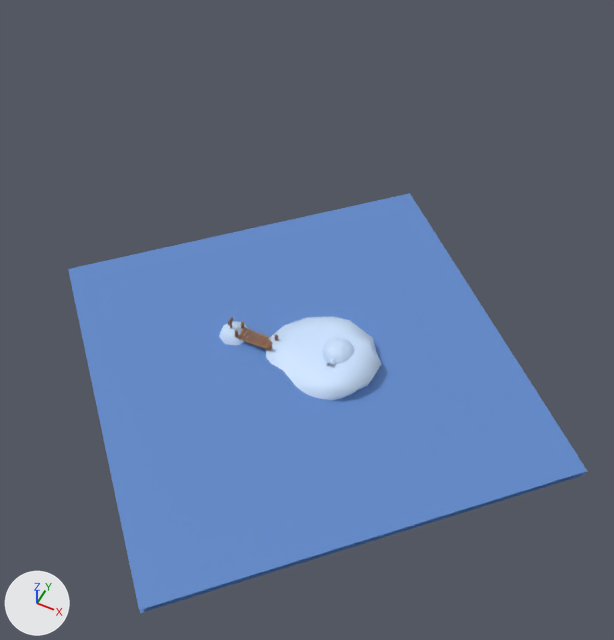
Before and after pictures for a commit that changed the Blender file assets/src/Map.blend.
Camera for both pictures: a camera (50 mm lens) standing at (60.0, -118.0, 162.0) and looking at (-11.0, 25.0, -16.0). The lights are fixed; the arrows at lower left show +X, +Y and +Z.

In view in the first picture: 'Entrance', 'IglooBottom', 'IglooMiddle', 'Mainland', 'Ocean', 'OceanFloor', 'PlankTypeI4', 'PlankTypeI5', 'PlankTypeJ', 'PlankTypeJ2', 'PlankTypeJ3'.
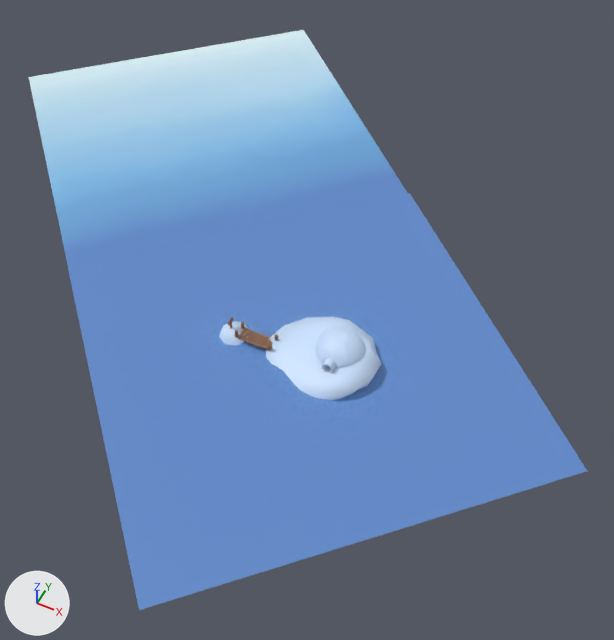
Where the newer file only moved an object's origin or applied its transform, the numbers keep the older frame.

Changed parts and their boxes (x1, y1, x2, y2) in the pictures (614 x 640 px):
'Ocean', moved
    both: (68, 193, 587, 610)
'OceanFloor', recoloured, moved, surface changed
    before: (140, 472, 586, 613)
    after: (29, 30, 408, 269)
'IglooMiddle', mesh rescaled, moved (50% wider, 52% taller)
    before: (324, 338, 353, 360)
    after: (318, 327, 362, 361)
'IglooBottom', mesh rescaled, moved (48% wider, 59% taller)
    before: (322, 338, 354, 364)
    after: (316, 327, 364, 369)
'Entrance', mesh rescaled
    before: (326, 358, 335, 368)
    after: (322, 358, 335, 372)
'PlankTypeI4', moved
    both: (245, 331, 256, 343)
'PlankTypeI5', moved
    both: (237, 327, 248, 339)
'PlankTypeJ2', moved
    both: (249, 333, 260, 345)
'PlankTypeJ3', moved
    both: (241, 329, 252, 341)
'PlankTypeJ', moved
    both: (261, 337, 269, 348)
'RopeNB', moved
    both: (242, 327, 273, 339)
'RopeSB', moved
    both: (240, 337, 270, 351)

Patch to the scene script:
```diff
--- a/assets/src/Map.blend.py
+++ b/assets/src/Map.blend.py
@@ me_circle_001 @@
 me_circle_001.from_pydata(...)  # 72 vertices, 32 faces; spans x -3.96..3.96, y -3.96..3.96, z 0.0..1.5
+# me_circle_001 part 3: the whole mesh is scaled about the mesh origin by 1.5
 me_circle_001.materials.append(mat_snow)
@@ me_circle_004 @@
 me_circle_004.from_pydata(...)  # 72 vertices, 32 faces; spans x -3.56..3.56, y -3.56..3.56, z 1.5..2.55
+# me_circle_004 part 1: the whole mesh is scaled about the mesh origin by 1.5
 me_circle_004.materials.append(mat_snow)
@@ me_cube_001 @@
 me_cube_001.from_pydata(...)  # 64 vertices, 38 faces; spans x -0.9..0.9, y -0.5..0.5, z -0.25..1.36
 # used by ob_entrance; location = (8.0, -0.1, 1.9); scale = (1.0, 1.5, 1.0)
+# me_cube_001 part 2: the whole mesh is scaled about its middle by 1.5, then moved by (0.0, -0.82, 0.73)
 me_cube_001.materials.append(mat_snow)
@@ me_plane_001 @@
 me_plane_001.from_pydata(...)  # 4 vertices, 1 face; spans x -50.0..50.0, y -50.0..50.0, z 0.0
-me_plane_001.materials.append(mat_ocean)  # blue #618acb
+me_plane_001.materials.append(mat_sky)  # picture img_sky
@@ ob_planktypei4 @@
 ob_planktypei4 = bpy.data.objects.new('PlankTypeI4', me_cube_004)
+ob_planktypei4.parent = ob_planks
+ob_planktypei4.matrix_parent_inverse = Matrix(((1.0, 0.0, 0.0, 12.6), (0.0, 1.0, 0.0, 0.0), (0.0, 0.0, 1.0, -0.9), (0.0, 0.0, 0.0, 1.0)))
 ob_planktypei4.location = (-14.21, -0.0106, 0.318)
@@ ob_planktypei5 @@
 ob_planktypei5 = bpy.data.objects.new('PlankTypeI5', me_cube_004)
+ob_planktypei5.parent = ob_planks
+ob_planktypei5.matrix_parent_inverse = Matrix(((1.0, 0.0, 0.0, 12.6), (0.0, 1.0, 0.0, 0.0), (0.0, 0.0, 1.0, -0.9), (0.0, 0.0, 0.0, 1.0)))
 ob_planktypei5.location = (-16.5, -0.06, 0.523)
@@ ob_planktypej @@
 ob_planktypej = bpy.data.objects.new('PlankTypeJ', me_cube_005)
+ob_planktypej.parent = ob_planks
+ob_planktypej.matrix_parent_inverse = Matrix(((1.0, 0.0, 0.0, 12.6), (0.0, 1.0, 0.0, 0.0), (0.0, 0.0, 1.0, -0.9), (0.0, 0.0, 0.0, 1.0)))
 ob_planktypej.location = (-9.788, -0.06, 0.515)
@@ ob_planktypej2 @@
 ob_planktypej2 = bpy.data.objects.new('PlankTypeJ2', me_cube_005)
+ob_planktypej2.parent = ob_planks
+ob_planktypej2.matrix_parent_inverse = Matrix(((1.0, 0.0, 0.0, 12.6), (0.0, 1.0, 0.0, 0.0), (0.0, 0.0, 1.0, -0.9), (0.0, 0.0, 0.0, 1.0)))
 ob_planktypej2.location = (-13.02, -0.0522, 0.326)
@@ ob_planktypej3 @@
 ob_planktypej3 = bpy.data.objects.new('PlankTypeJ3', me_cube_005)
+ob_planktypej3.parent = ob_planks
+ob_planktypej3.matrix_parent_inverse = Matrix(((1.0, 0.0, 0.0, 12.6), (0.0, 1.0, 0.0, 0.0), (0.0, 0.0, 1.0, -0.9), (0.0, 0.0, 0.0, 1.0)))
 ob_planktypej3.location = (-15.4, 0.0539, 0.387)
@@ ob_ropest @@
 ob_ropest = bpy.data.objects.new('RopeST', me_plane_005)
+ob_ropest.parent = ob_ropes
+ob_ropest.matrix_parent_inverse = Matrix(((1.0, 0.0, 0.0, 12.6), (0.0, 1.0, 0.0, 0.0), (0.0, 0.0, 1.0, -0.9), (0.0, 0.0, 0.0, 1.0)))
 ob_ropest.location = (-12.5, -1.6, 1.5)
@@ ob_ropesb @@
 ob_ropesb = bpy.data.objects.new('RopeSB', me_plane_006)
+ob_ropesb.parent = ob_ropes
+ob_ropesb.matrix_parent_inverse = Matrix(((1.0, 0.0, 0.0, 12.6), (0.0, 1.0, 0.0, 0.0), (0.0, 0.0, 1.0, -0.9), (0.0, 0.0, 0.0, 1.0)))
 ob_ropesb.location = (-12.5, -1.6, 0.3)
@@ ob_ropenb @@
 ob_ropenb = bpy.data.objects.new('RopeNB', me_plane_006)
+ob_ropenb.parent = ob_ropes
+ob_ropenb.matrix_parent_inverse = Matrix(((1.0, 0.0, 0.0, 12.6), (0.0, 1.0, 0.0, 0.0), (0.0, 0.0, 1.0, -0.9), (0.0, 0.0, 0.0, 1.0)))
 ob_ropenb.location = (-12.5, 1.6, 0.3)
@@ ob_igloobottom @@
 ob_igloobottom = bpy.data.objects.new('IglooBottom', me_circle_001)
-ob_igloobottom.location = (7.989, 4.009, 1.65)
+ob_igloobottom.location = (7.985, 4.832, 1.974)
@@ ob_igloomiddle @@
 ob_igloomiddle = bpy.data.objects.new('IglooMiddle', me_circle_004)
-ob_igloomiddle.location = (7.989, 4.009, 1.65)
+ob_igloomiddle.location = (7.985, 4.832, 1.974)
@@ ob_ocean @@
 ob_ocean = bpy.data.objects.new('Ocean', me_plane_004)
+ob_ocean.parent = ob_environment
 ob_ocean.location = (0.0, 0.0, -1.0)
 ob_ocean.rotation_euler = (0.0, 0.0, 0.785)  # degrees (0, 0, 45)
+ob_ocean.visible_shadow = False
@@ ob_oceanfloor @@
 ob_oceanfloor = bpy.data.objects.new('OceanFloor', me_plane_001)
-ob_oceanfloor.location = (0.0, 0.0, -2.5)
+ob_oceanfloor.parent = ob_environment
+ob_oceanfloor.location = (-70.71, 70.71, -2.0)
 ob_oceanfloor.rotation_euler = (0.0, 0.0, 0.785)  # degrees (0, 0, 45)
+ob_oceanfloor.visible_shadow = False
@@ ob_environment @@
+ob_environment = bpy.data.objects.new('Environment', None)
+ob_environment.location = (0.0, 0.0, 0.0)
@@ ob_ropes @@
+ob_ropes = bpy.data.objects.new('Ropes', None)
+ob_ropes.parent = ob_bridge
+ob_ropes.location = (-12.6, 0.0, 0.9)
@@ ob_bridge @@
+ob_bridge = bpy.data.objects.new('Bridge', None)
+ob_bridge.parent = ob_archipelago
+ob_bridge.location = (-12.6, 0.0, 0.9)
@@ ob_archipelago @@
+ob_archipelago = bpy.data.objects.new('Archipelago', None)
+ob_archipelago.location = (0.0, 0.0, 0.0)
@@ ob_planks @@
+ob_planks = bpy.data.objects.new('Planks', None)
+ob_planks.parent = ob_bridge
+ob_planks.location = (-12.6, 0.0, 0.9)
```
